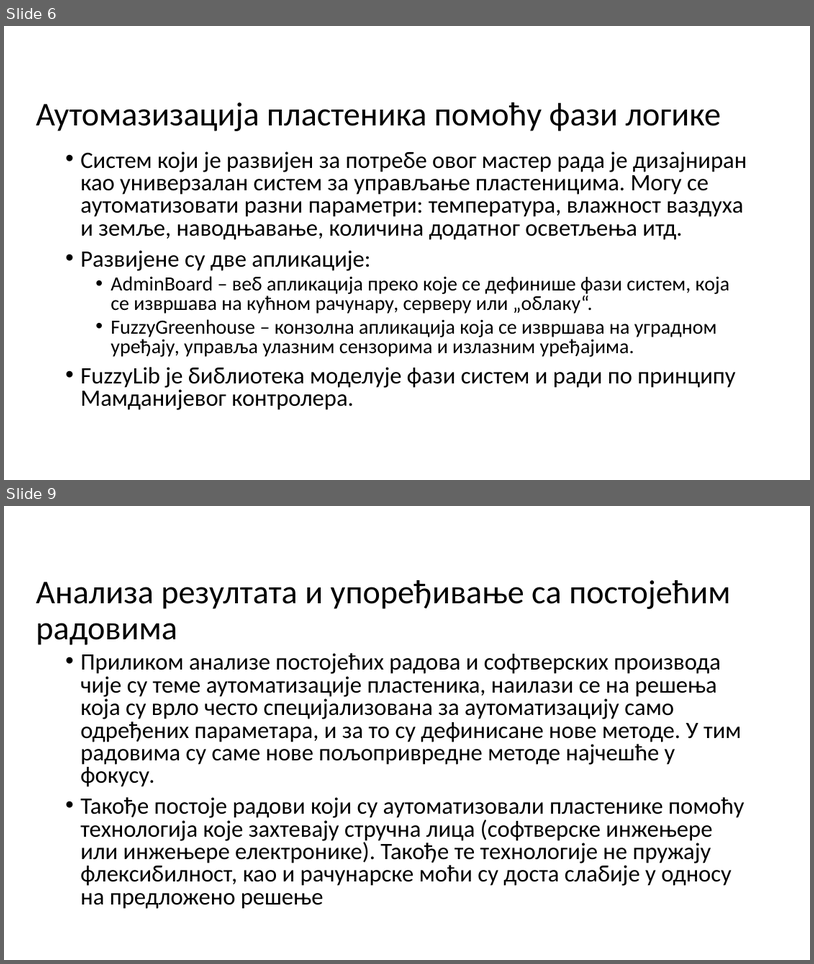
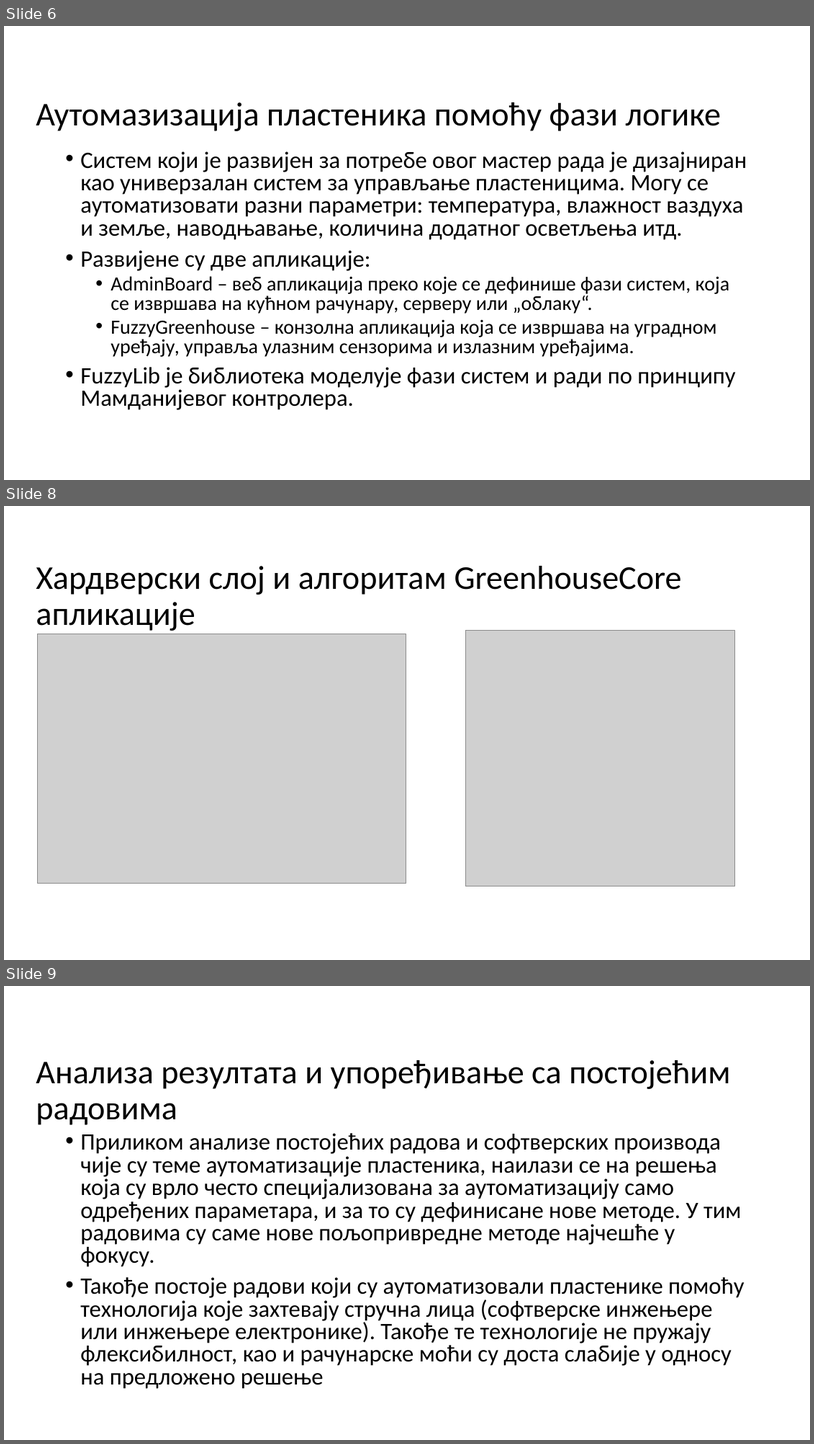
Before and after one commit to bozzano101/FuzzyGreenhouse, a slide deck: Presentation/Presentation.pptx. Shown one above the other, each under a label of ours: slides 6 and 9 before the commit, slides 6, 8 and 9 after it; the slides between them are not shown. The pictures are 814x964 and 814x1444 pixels, drawn with LibreOffice and Linux fonts; fonts in the diff are those of the drawing; grey boxes stand for pictures; background and template pictures are left out. Boxes give left, top, right and bottom in pixels: in the first picture for what was removed or moved away, otherwise in the second. Text is boxed around its words. In the diff, an @@ line names an element or a change of style, - is before the commit and + after.

```diff
--- a/Presentation/Presentation.pptx
+++ b/Presentation/Presentation.pptx
@@ slide 8 added at (4, 506, 810, 960), background #FFFFFF @@
@@ title added at (36, 566, 682, 631), 39.6 pt, text #000000 @@
+Хардверски слој и алгоритам GreenhouseCore апликације
@@ picture added at (38, 633, 406, 883) @@
@@ picture added at (466, 630, 735, 886) @@
```
Also in this commit, not shown: 3 slides changed, 1 other slide added, 1 slide removed, 2 other files.
